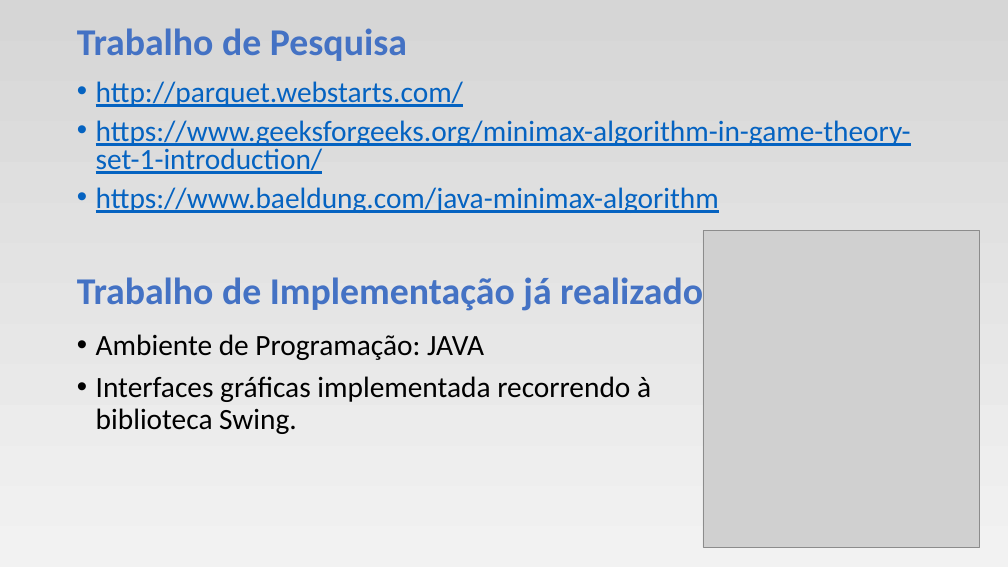
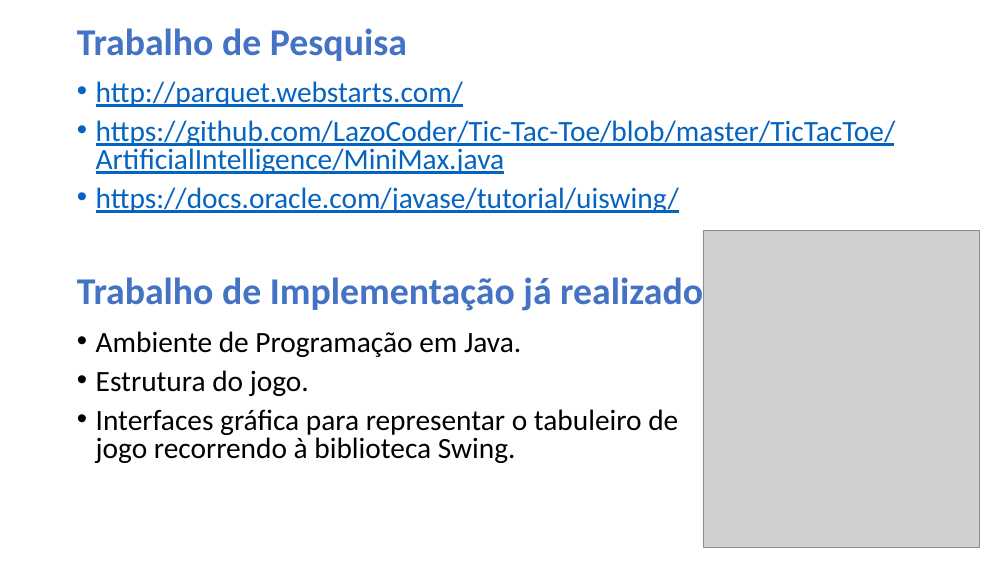
Before and after one commit to DiogoOliveiraReis/FEUP-IART, a slide deck: slide 5 of doc/Checkpoint.pptx. Drawn at 1008x567 pixels with LibreOffice and Linux fonts; fonts in the diff are those of the drawing; grey boxes stand for pictures. Boxes give left, top, right and bottom in pixels: in the first picture for what was removed or moved away, otherwise in the second. Text is boxed around its words. In the diff, an @@ line names an element or a change of style, - is before the commit and + after.

```diff
--- a/doc/Checkpoint.pptx
+++ b/doc/Checkpoint.pptx
@@ background gradient #D7D7D7 to #F2F2F2 to #FFFFFF @@
@@ text at box(96, 120, 896, 213): text changed @@
-• https://www.geeksforgeeks.org/minimax-algorithm-in-game-theory-set-1-introduction/
-• https://www.baeldung.com/java-minimax-algorithm
+• https://github.com/LazoCoder/Tic-Tac-Toe/blob/master/TicTacToe/ArtificialIntelligence/MiniMax.java
+• https://docs.oracle.com/javase/tutorial/uiswing/
@@ text at box(96, 331, 678, 463): text changed @@
-• Ambiente de Programação: JAVA
-• Interfaces gráficas implementada recorrendo à biblioteca Swing.
+• Ambiente de Programação em Java.
+• Estrutura do jogo.
+• Interfaces gráfica para representar o tabuleiro de jogo recorrendo à biblioteca Swing.
```
Also in this commit, not shown: 4 other slides changed, 5 other files.
